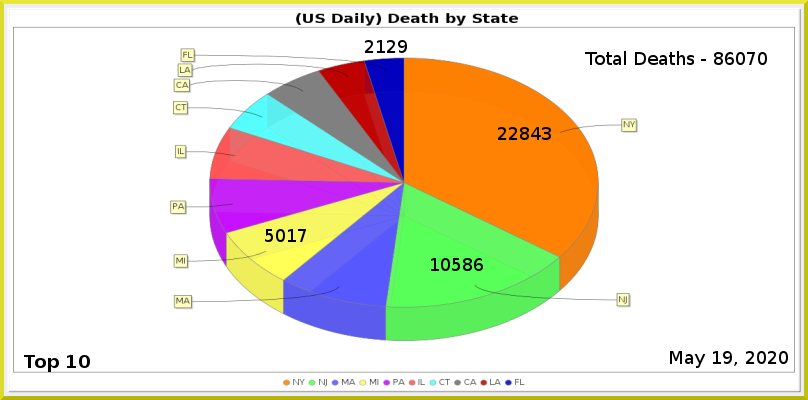
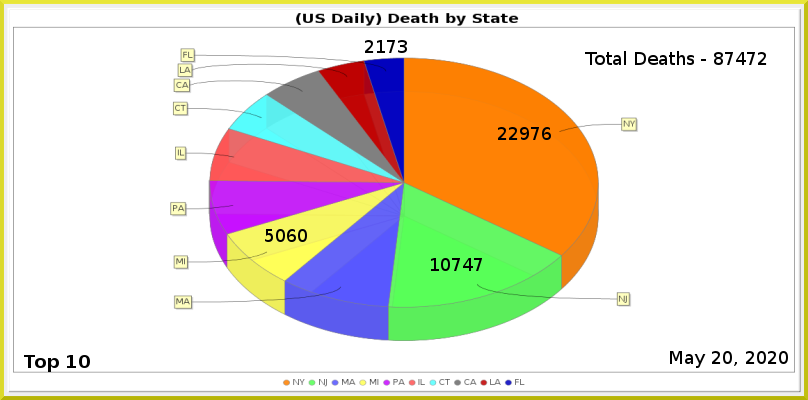
Comparing the layer stacks of the two 808x400 images. Changes:
painted on "Least" over [387, 40, 407, 53]
painted on "MI" over [287, 229, 307, 242]
painted on "NJ" over [452, 258, 483, 271]
painted on "NY" over [520, 127, 551, 140]
renamed "Total Deaths - 86070" to "Total Deaths - 87472", painted on it over [725, 52, 767, 65]
painted on "Current Date" over [712, 351, 732, 364]
painted on "Death_by_State.png" over [170, 48, 639, 341]
